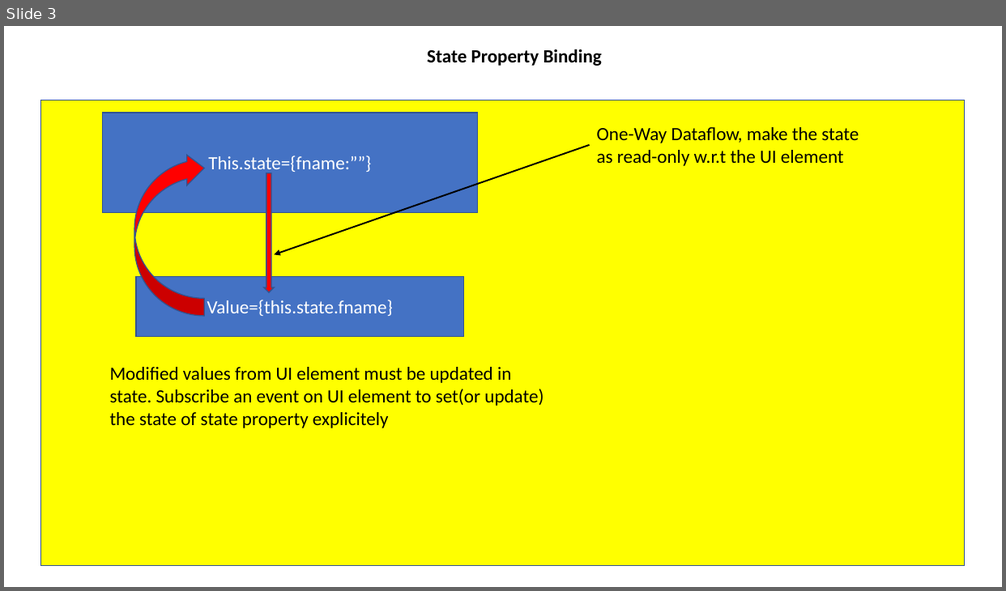
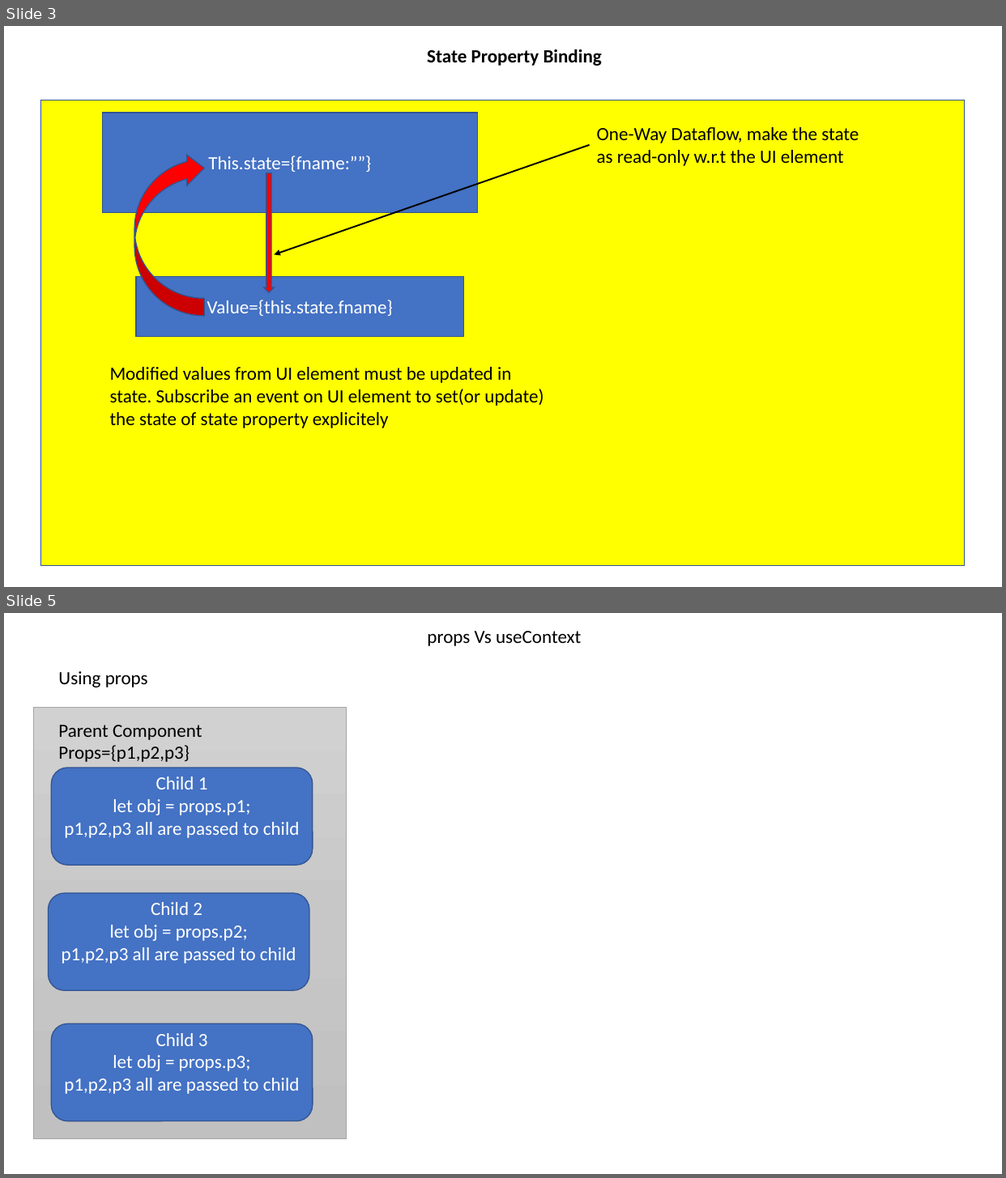
Before and after one commit to maheshsabnis/react-sigtedge, a slide deck: Notes_Images.pptx. Shown one above the other, each under a label of ours: slide 3 before the commit, slides 3 and 5 after it; the slides between them are not shown. The pictures are 1006x591 and 1006x1178 pixels, drawn with LibreOffice and Linux fonts; fonts in the diff are those of the drawing. Boxes give left, top, right and bottom in pixels: in the first picture for what was removed or moved away, otherwise in the second. Text is boxed around its words. In the diff, an @@ line names an element or a change of style, - is before the commit and + after.

```diff
--- a/Notes_Images.pptx
+++ b/Notes_Images.pptx
@@ slide 5 added at [4, 613, 1002, 1174], background #FFFFFF @@
@@ text added at [427, 631, 581, 646], 18 pt, text #000000 @@
+props Vs useContext
@@ text added at [58, 671, 148, 688], 18 pt, text #000000 @@
+Using props
@@ rectangle added at [34, 707, 347, 1139], fill gradient #D2D2D2 to #C8C8C8 to #C0C0C0, outline #A5A5A5 0.5 pt @@
@@ text added at [58, 725, 202, 762], 18 pt, text #000000 @@
+Parent Component
+Props={p1,p2,p3}
@@ rounded rectangle added at [51, 768, 313, 865], fill #4472C4, outline #325491 1 pt, 18 pt, text #FFFFFF @@
+Child 1
+let obj = props.p1;
+p1,p2,p3 all are passed to child
@@ rounded rectangle added at [49, 893, 309, 990], fill #4472C4, outline #325491 1 pt, 18 pt, text #FFFFFF @@
+Child 2
+let obj = props.p2;
+p1,p2,p3 all are passed to child
@@ rounded rectangle added at [51, 1024, 313, 1122], fill #4472C4, outline #325491 1 pt, 18 pt, text #FFFFFF @@
+Child 3
+let obj = props.p3;
+p1,p2,p3 all are passed to child
```
Also in this commit, not shown: 1 other slide added, 14 other files.
